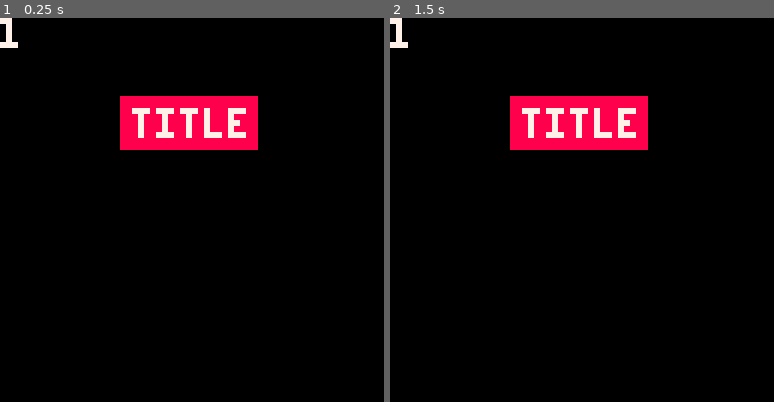
Above: before the commit, frames 1-2 (left to right).
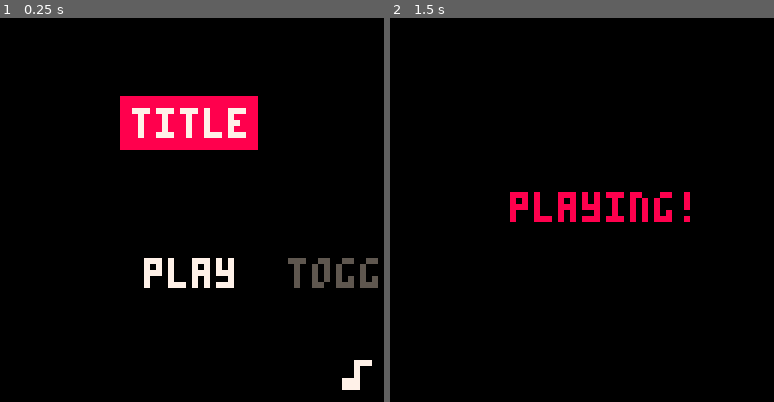
Above: after the commit, the same moments.

Repository: david-fletcher/lowrezjam2023
Game: PICO-8 cartridge lowrezjam2023.p8
Same seed, same stepped clock (60 frames per second), same inputs: the game is played once before the commit and once after it.
Inputs:
- Up to frame 1 (0.25 s): no input
- Up to frame 2 (1.5 s): tap X (X key) at 0.33, 1.07 s; tap O (Z key) at 0.7 s

The runs differ from the first frame. In frame 1, 2.3% of the frame differs, in the area x 0-99%, y 0-97%; in frame 2, 7.0%, in the area x 0-79%, y 0-54%.

Commit message:
menu cycling and selection

Diff:
--- a/lowrezjam2023.p8
+++ b/lowrezjam2023.p8
@@ -6,9 +6,15 @@
 -- made for #lowrezjam 2023
 
 -- globals
-local STATES = {SPLASH=0, MENU=1}
+local GAME_STATES = {SPLASH=0, MENU=1, PLAYING=2}
 local _gameState = nil
-local _debug = true
+local _debug = false
+local _muted = false
+
+-- magic numbers
+local k_left = 0
+local k_right = 1
+local k_confirm = 4
 
 -->8
 -- lifecycle
@@ -16,25 +22,29 @@
     -- 64x64 mode!
     poke(0x5f2c, 3)
 
-    -- TODO: turn back to STATES.SPLASH before release!
-    _gameState = STATES.MENU
+    -- TODO: turn back to GAME_STATES.SPLASH before release!
+    _gameState = GAME_STATES.MENU
 end
 
 function _update()
-    if (_gameState == STATES.SPLASH) then
+    if (_gameState == GAME_STATES.SPLASH) then
         updateSplashScreen()
-    elseif (_gameState == STATES.MENU) then
+    elseif (_gameState == GAME_STATES.MENU) then
         updateMenu()
+    elseif (_gameState == GAME_STATES.PLAYING) then
+        updatePlaying()
     end
 end
 
 function _draw()
     cls(0)
 
-    if (_gameState == STATES.SPLASH) then
+    if (_gameState == GAME_STATES.SPLASH) then
         drawSplashScreen()
-    elseif (_gameState == STATES.MENU) then
+    elseif (_gameState == GAME_STATES.MENU) then
         drawMenu()
+    elseif (_gameState == GAME_STATES.PLAYING) then
+        drawPlaying()
     end
 
     if (_debug) then
@@ -53,7 +63,7 @@
     _splash.curFrame += 1
 
     if (_splash.curFrame > _splash.totFrame) then
-        _gameState = STATES.MENU
+        _gameState = GAME_STATES.MENU
         _splash.curFrame = 0
     end
 end
@@ -81,13 +91,69 @@
     y = 15,
 }
 
+local _menu = {
+    options = { "play", "toggle sfx", "quit" },
+    xTarget = { 24, -12, -48 }, -- calculated x values to center each option
+    actions = {
+        function() _gameState = GAME_STATES.PLAYING end, -- play
+        function() _muted = not _muted end, -- mute sfx
+        function() run() end -- quit
+    },
+    selected = 1,
+    x = 24,
+    y = 40
+}
+
 function updateMenu()
+    if (btnp(k_left) and _menu.selected > 1) then
+        _menu.selected -= 1
+    end
 
+    if (btnp(k_right) and _menu.selected < #_menu.options) then
+        _menu.selected += 1
+    end
+
+    if (btnp(k_confirm)) then
+        _menu.actions[_menu.selected]() -- run the function
+    end
+
+    _menu.x = lerp(_menu.x, _menu.xTarget[_menu.selected], 0.25)
 end
 
 function drawMenu()
     rectfill(20, 13, 42, 21, 8)
     print("title", _title.x, _title.y, 7)
+
+    -- print the menu options
+    print(_menu.options[1], _menu.x, _menu.y, _menu.selected == 1 and 7 or 5)
+    print(_menu.options[2], _menu.x + 8 + (#_menu.options[1]*4), _menu.y, _menu.selected == 2 and 7 or 5)
+    print(_menu.options[3], _menu.x + 16 + (#_menu.options[1]*4) + (#_menu.options[2]*4), _menu.y, _menu.selected == 3 and 7 or 5)
+
+    -- show mute state
+    local color = 7
+    if (_muted) then
+        color = 5
+        line(56, 57, 61, 61, color)
+    end
+    print(chr(141), 56, 57, color)
+end
+
+-->8
+-- playing
+function updatePlaying()
+
+end
+
+function drawPlaying()
+    print("playing!", 20, 29, 8)
+end
+
+-->8
+-- helper functions
+function lerp(from, to, weight)
+    local dist = to - from
+    if (abs(dist) < 0.2) then return to end
+    return (dist * weight) + from
 end
 
 __gfx__
